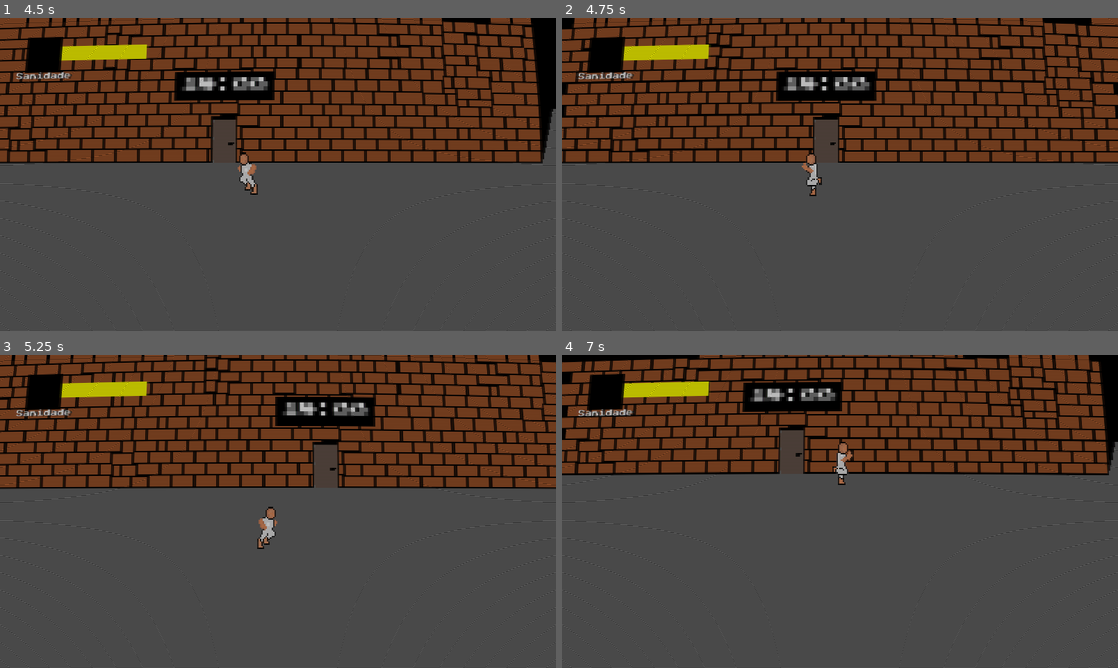
Above: before the commit, frames 1-4 (two rows, left to right).
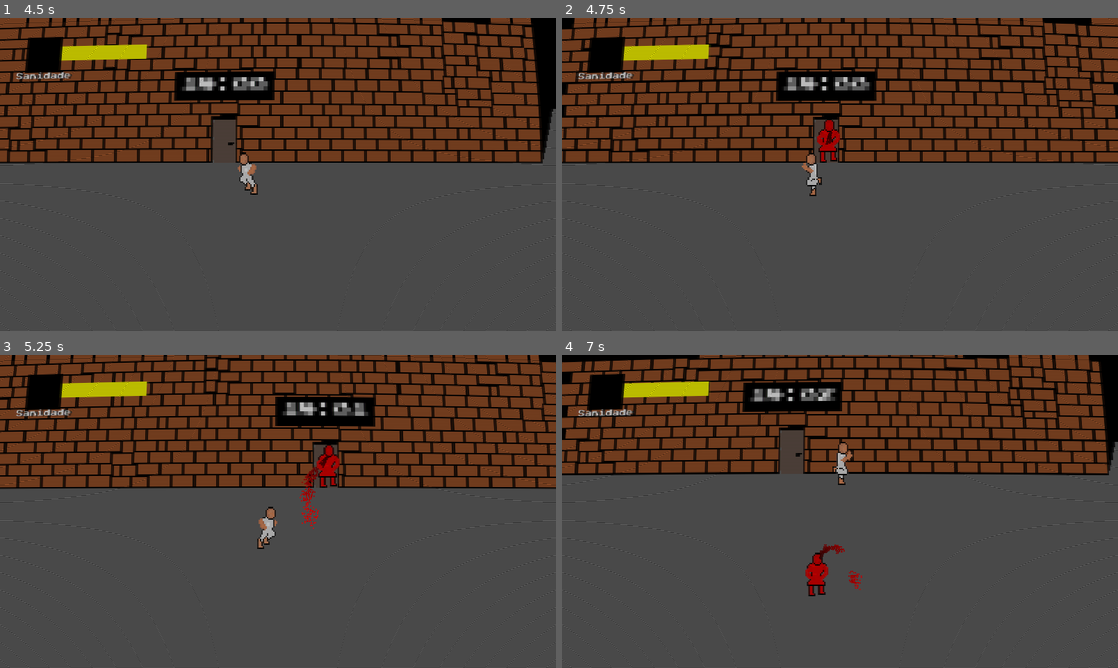
Above: after the commit, the same moments.

Repository: FarofaFaction/Criascript-Jam-Game
Game: Godot game, scene res://Game/Room/room.tscn
Same seed, same stepped clock (60 frames per second), same inputs: the game is played once before the commit and once after it. This scene is started directly instead of the project's main scene.
Inputs:
- Up to frame 1 (4.5 s): hold Right (ui_right) 0.53-1.28 s; tap E (Interact) at 0.6, 1.35, 2.3, 2.85, 3.6 s; hold Down (ui_down) 1.28-2.03 s; hold Right (ui_right) 2.03-2.78 s; hold Shift (Run) 2.03-2.78 s; hold Up (ui_up) 2.78-3.53 s; hold Left (ui_left) from 3.53 s (still down); tap Shift (Run) at 4.35 s
- Up to frame 2 (4.75 s): keep holding Left (ui_left); tap E (Interact) at 4.55 s
- Up to frame 3 (5.25 s): release Left (ui_left) at 5.03 s; hold Down (ui_down) from 5.03 s (still down); tap E (Interact) at 5.1 s
- Up to frame 4 (7 s): release Down (ui_down) at 5.78 s; hold Right (ui_right) 5.78-6.53 s; tap E (Interact) at 5.85, 6.8 s; hold Up (ui_up) from 6.53 s (still down); hold Shift (Run) from 6.53 s (still down)

Frame 1 is identical in both runs. In frame 2, 0.4% of the frame differs, in the area x 45-51%, y 32-47%; in frame 3, 0.7%, in the area x 53-67%, y 15-56%; in frame 4, 0.6%.

Commit message:
update_quest_redguy

Diff:
--- /dev/null
+++ b/Game/Quests/DoctorKnocking/RedGuyTime/RedGuyTime.tscn
@@ -0,0 +1,6 @@
+[gd_scene load_steps=2 format=3 uid="uid://d1qo76acvn1ua"]
+
+[ext_resource type="Script" path="res://Game/Quests/DoctorKnocking/RedGuyTime/red_guy_time.gd" id="1_tx5mw"]
+
+[node name="RedGuyTime" type="Node"]
+script = ExtResource("1_tx5mw")
--- /dev/null
+++ b/Game/Quests/DoctorKnocking/RedGuyTime/red_guy_time.gd
@@ -0,0 +1,17 @@
+extends Stage
+
+func _ready() -> void:
+	if !init_stage():
+		return
+	GlobalTimer.set_speed(60)
+	var pos: Node2D = my_quest.get_tool("door")
+	if pos:
+		var node = preload("res://Game/Enemy/red_guy.tscn").instantiate()
+		node.global_position = pos.global_position
+		add_child(node)
+
+	pass
+#
+#
+#func _process(_delta: float) -> void:
+	#pass
--- a/Game/Quests/DoctorKnocking/doctor_knocking.gd
+++ b/Game/Quests/DoctorKnocking/doctor_knocking.gd
@@ -2,10 +2,12 @@
 
 @export var DoorSoundOrigin: Marker2D
 const DoctorKnocking = "res://Game/Quests/DoctorKnocking/stage_1/DoctorKnocking_1.tscn"
+const RedGuy = "res://Game/Quests/DoctorKnocking/RedGuyTime/RedGuyTime.tscn"
 # Called when the node enters the scene tree for the first time.
 func _ready() -> void:
 	add_stage("DoctorKnocking", "res://Game/Quests/DoctorKnocking/stage_1/DoctorKnocking_1.tscn")
 	add_tool("door", DoorSoundOrigin)
+	add_stage("RedGuy", RedGuy)
 	load_stage("DoctorKnocking")
 	pass # Replace with function body.
 
--- a/Game/Quests/DoctorKnocking/stage_1/DoctorKnocking_1.gd
+++ b/Game/Quests/DoctorKnocking/stage_1/DoctorKnocking_1.gd
@@ -26,5 +26,6 @@
 	pass
 
 func Interaction():
+	my_quest.load_stage("RedGuy")
 	my_quest.remove_stage(self.name)
 	pass
--- a/Game/Quests/stage.gd
+++ b/Game/Quests/stage.gd
@@ -3,8 +3,12 @@
 
 @onready var my_quest = get_parent()
 
-#func _ready() -> void:
-	#pass # Replace with function body.
+func _ready() -> void:
+	if !init_stage():
+		return
+	GlobalTimer.set_time(18, 0)
+	GlobalTimer.set_speed(6)
+	pass
 #
 #
 #func _process(_delta: float) -> void:
